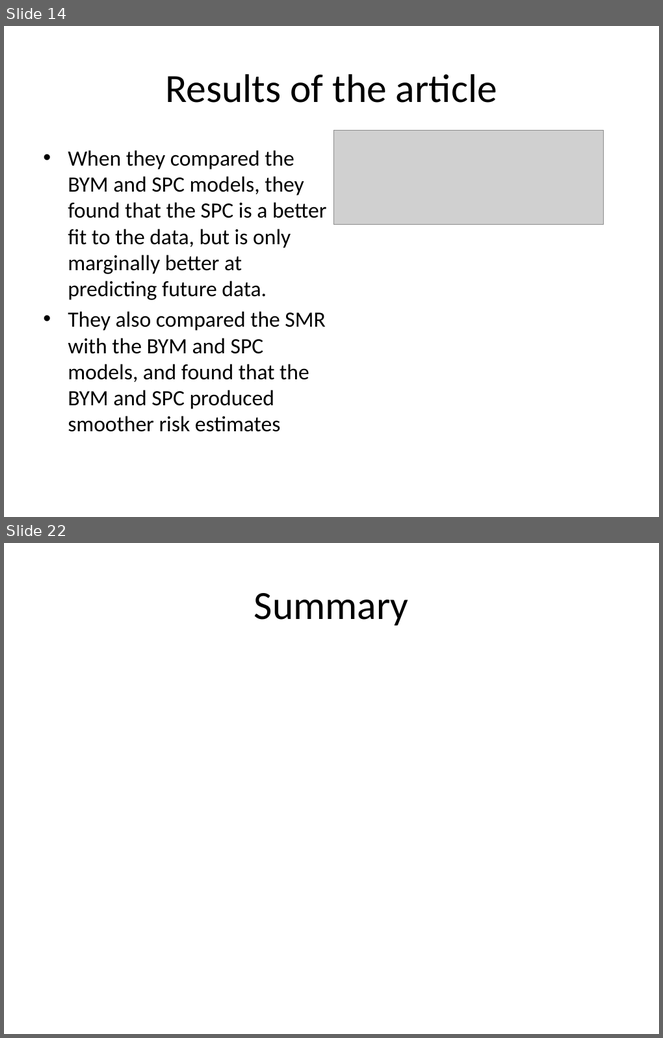
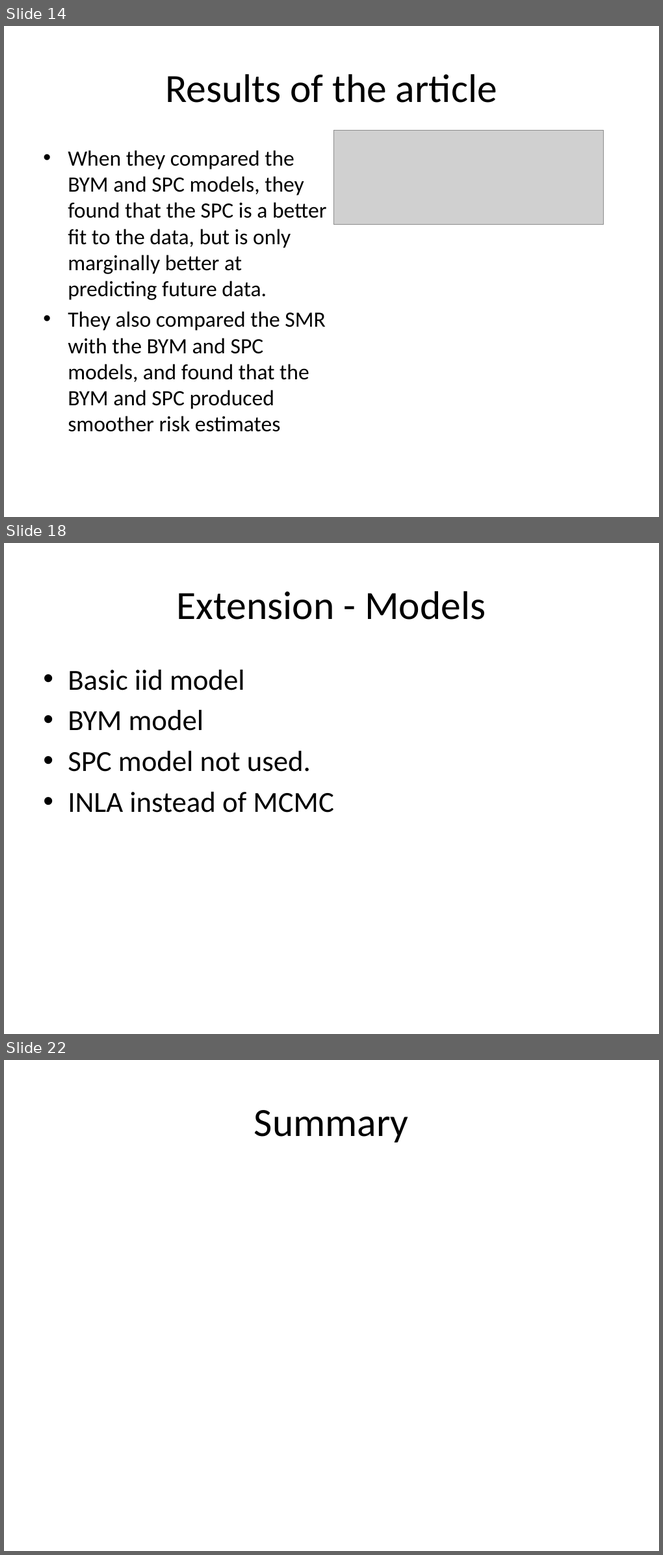
Before and after one commit to mertz2001/stat-inference, a slide deck: STAT3013 Project draft2.pptx. Shown one above the other, each under a label of ours: slides 14 and 22 before the commit, slides 14, 18 and 22 after it; the slides between them are not shown. The pictures are 663x1038 and 663x1555 pixels, drawn with LibreOffice and Linux fonts; fonts in the diff are those of the drawing; grey boxes stand for pictures. Boxes give left, top, right and bottom in pixels: in the first picture for what was removed or moved away, otherwise in the second. Text is boxed around its words. In the diff, an @@ line names an element or a change of style, - is before the commit and + after.

Commit message:
Making extension presentation

```diff
--- a/STAT3013 Project draft2.pptx
+++ b/STAT3013 Project draft2.pptx
@@ slide 18 added at (4, 543, 659, 1034), background #FFFFFF @@
@@ title added at (177, 591, 486, 620), 44 pt, text #000000 @@
+Extension - Models
@@ text added at (68, 670, 334, 813), 32 pt, text #000000 @@
+• Basic iid model
+• BYM model
+• SPC model not used.
+• INLA instead of MCMC
```
Also in this commit, not shown: 1 slide changed, 7 other slides added, 6 slides removed, 11 other files.
